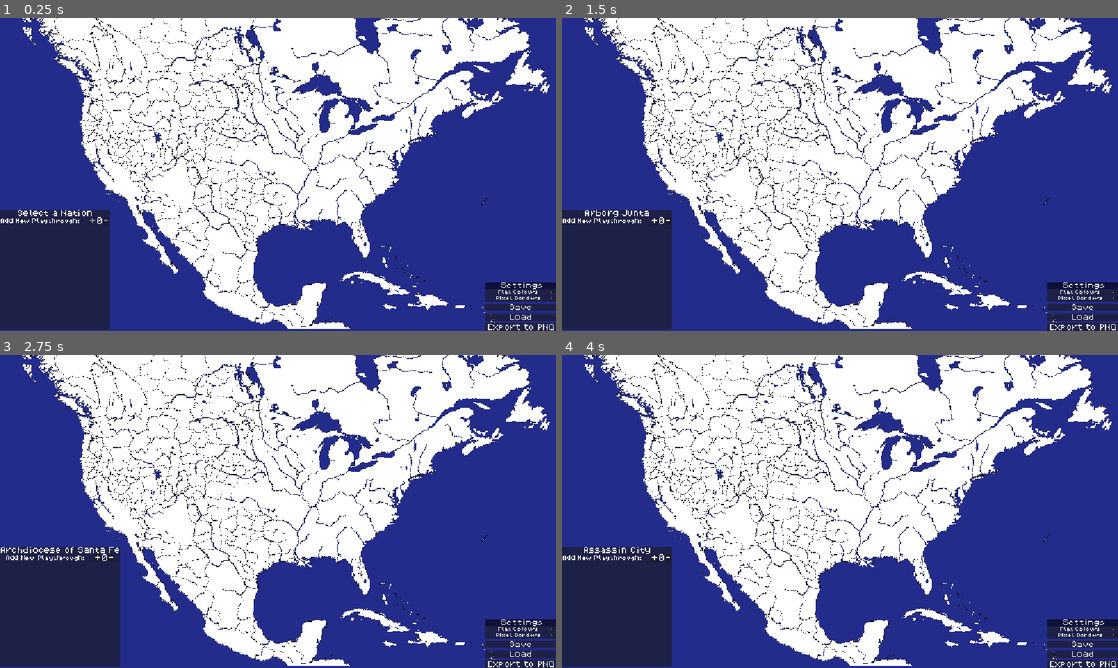
Above: before the commit, frames 1-4 (two rows, left to right).
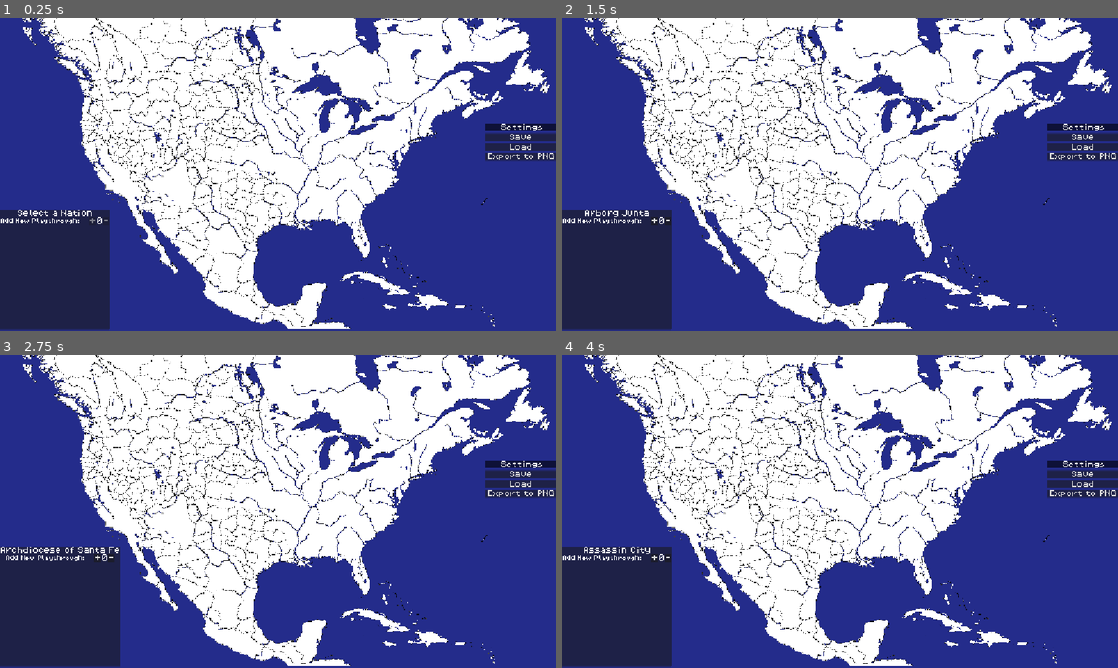
Above: after the commit, the same moments.

Repository: Pig-master/OWBMapTracker
Game: Godot game, scene res://Scenes/map.tscn
The game is run twice, just before and just after one commit, with the same random seed, the same clock (stepped at 60 frames per second) and the same inputs.
Inputs (mouse positions are in pixels of both pictures, inside the frame that each line leads up to):
- Up to frame 1 (0.25 s): no input
- Up to frame 2 (1.5 s): click (689, 165) at 0.5 s; click (806, 43) at 1.25 s
- Up to frame 3 (2.75 s): click (205, 517) at 2 s
- Up to frame 4 (4 s): click (650, 464) at 2.75 s; click (828, 536) at 3.5 s

The runs differ from the first frame. In frame 1, 3.0% of the frame differs, in the area x 87-100%, y 33-100%; in frame 2, 3.0%; in frame 3, 3.0%; in frame 4, 3.0%.

Commit message:
1.1.2
Added custom colour gradients and revamped save system

Diff:
--- a/Scenes/entry.tscn
+++ b/Scenes/entry.tscn
@@ -9,6 +9,7 @@
 [node name="Path" type="LineEdit" parent="." unique_id=436671161]
 layout_mode = 2
 size_flags_horizontal = 3
+focus_neighbor_right = NodePath("../Notes")
 theme_override_font_sizes/font_size = 36
 placeholder_text = "Path"
 alignment = 1
@@ -16,6 +17,7 @@
 [node name="Notes" type="LineEdit" parent="." unique_id=1508121599]
 layout_mode = 2
 size_flags_horizontal = 3
+focus_neighbor_left = NodePath("../Path")
 theme_override_font_sizes/font_size = 36
 placeholder_text = "Notes"
 alignment = 1
--- /dev/null
+++ b/Scenes/hex.tscn
@@ -0,0 +1,21 @@
+[gd_scene format=3 uid="uid://nxqm06063qoa"]
+
+[ext_resource type="Script" uid="uid://cddm6uirm6b3a" path="res://Scripts/hex.gd" id="1_tje73"]
+
+[node name="Hex" type="HBoxContainer" unique_id=2123229043]
+script = ExtResource("1_tje73")
+
+[node name="ColorRect" type="ColorRect" parent="." unique_id=1555278339]
+custom_minimum_size = Vector2(150, 0)
+layout_mode = 2
+
+[node name="HexCode" type="LineEdit" parent="." unique_id=1389990000]
+layout_mode = 2
+size_flags_horizontal = 3
+theme_override_font_sizes/font_size = 24
+placeholder_text = "Enter Hex Code Here"
+alignment = 1
+max_length = 6
+emoji_menu_enabled = false
+
+[connection signal="text_changed" from="HexCode" to="." method="_on_hex_code_text_changed"]
--- a/Scenes/map.tscn
+++ b/Scenes/map.tscn
@@ -3275,18 +3275,31 @@
 anchor_right = 1.0
 anchor_bottom = 1.0
 offset_left = 2629.952
-offset_top = 1381.704
+offset_top = 214.70398
 offset_right = 2981.3281
-offset_bottom = 1666.0
+offset_bottom = 583.0
 theme_override_constants/separation = 16
 
 [node name="Settings" type="FoldableContainer" parent="SideBar" unique_id=1340936595]
 layout_mode = 2
 theme_override_font_sizes/font_size = 48
+folded = true
 title = "Settings"
 title_alignment = 1
 
 [node name="VBoxContainer" type="VBoxContainer" parent="SideBar/Settings" unique_id=1353206335]
+visible = false
+layout_mode = 2
+
+[node name="Colours" type="FoldableContainer" parent="SideBar/Settings/VBoxContainer" unique_id=1826629187]
+layout_mode = 2
+theme_override_font_sizes/font_size = 32
+folded = true
+title = "Colour Settings"
+title_alignment = 1
+
+[node name="VBoxContainer" type="VBoxContainer" parent="SideBar/Settings/VBoxContainer/Colours" unique_id=51178138]
+visible = false
 layout_mode = 2
 
 [node name="Gradient" type="CheckButton" parent="SideBar/Settings/VBoxContainer" unique_id=2102541785]
--- a/Scripts/entry.gd
+++ b/Scripts/entry.gd
@@ -6,9 +6,9 @@
 func _on_path_text_changed(new_text: String) -> void:
 	for x in get_parent().get_children():
 		if x == self:
-			get_tree().get_first_node_in_group("Map").nations[get_tree().get_first_node_in_group("Map").selected_nation.name][str(x.get_index()+1)][0] = new_text
+			get_tree().get_first_node_in_group("Map").to_save["nations"][get_tree().get_first_node_in_group("Map").selected_nation.name][str(x.get_index()+1)][0] = new_text
 
 func _on_notes_text_changed(new_text: String) -> void:
 	for x in get_parent().get_children():
 		if x == self:
-			get_tree().get_first_node_in_group("Map").nations[get_tree().get_first_node_in_group("Map").selected_nation.name][str(x.get_index()+1)][1] = new_text
+			get_tree().get_first_node_in_group("Map").to_save["nations"][get_tree().get_first_node_in_group("Map").selected_nation.name][str(x.get_index()+1)][1] = new_text
--- /dev/null
+++ b/Scripts/hex.gd
@@ -0,0 +1,24 @@
+extends HBoxContainer
+@onready var color_rect: ColorRect = $ColorRect
+@onready var hex_code: LineEdit = $HexCode
+
+var map:CanvasLayer
+var index:int
+
+func _ready():
+	map = get_tree().get_first_node_in_group("Map")
+	index = get_parent().get_children().find(self)
+	hex_code.text = map.to_save["green_shades"][index]
+	update()
+
+func update():
+	color_rect.color = Color(hex_code.text)
+	map.to_save["green_shades"][index] = hex_code.text
+	map.colour_nations()
+
+func _on_hex_code_text_changed(_new_text: String) -> void:
+	update()
+
+func on_load():
+	hex_code.text = map.to_save["green_shades"][index]
+	color_rect.color = Color(hex_code.text)
--- a/Scripts/map.gd
+++ b/Scripts/map.gd
@@ -3,7 +3,9 @@
 var selected_nation:TextureButton
 var green_solid:bool = false
 
-var nations:Dictionary = {
+var to_save:Dictionary = {
+	"green_shades" : ["e5ffe2","d9fad6","cdf4cb","c1efbf","b5eab4","a9e4a8","9ddf9d","91d991","85d485","79cf7a","6cc96e","60c463","54bf57","48b94b","3cb440","30ae34","24a929","18a41d","0c9e12","009906"],
+	"nations": {
 	"215th":{},
 	"Arborg Junta":{},
 	"Archdiocese of Santa Fe":{},
@@ -226,39 +228,41 @@
 	"Painted Rock":{},
 	"Dredgers":{},
 	"Troll Warden":{},
+	}
 }
 
 #map is Crtl+10 screenshot with 1k pixels cut from the left side and 500 pixels cut from the right side
-
-var green_shades:Array[Color] = ["e5ffe2","d9fad6","cdf4cb","c1efbf","b5eab4","a9e4a8","9ddf9d","91d991","85d485","79cf7a","6cc96e","60c463","54bf57","48b94b","3cb440","30ae34","24a929","18a41d","0c9e12","009906"]
 
 func _ready() -> void:
 	for x in $Nations.get_children():
 		var y = x.get_child(0)
 		y.pressed.connect(y._on_texture_button_pressed,CONNECT_APPEND_SOURCE_OBJECT)
 	colour_nations()
+	for x in to_save["green_shades"]:
+		var hex = preload("uid://nxqm06063qoa").instantiate()
+		$SideBar/Settings/VBoxContainer/Colours/VBoxContainer.add_child(hex)
 
 func colour_nations():
 	for x in $Nations.get_children():
 		var y = x.get_child(0)
 		var entries:int = 0
-		for g in nations[y.name]:
+		for g in to_save["nations"][y.name]:
 			entries += 1
 		if green_solid == false:
 			if entries <= 19 and entries != 0:
-				y.self_modulate = Color(green_shades[entries])
+				y.self_modulate = Color(to_save["green_shades"][entries-1])
 			elif entries == 0:
 				y.self_modulate = Color.WHITE
 			else:
-				y.self_modulate = Color(green_shades[19])
+				y.self_modulate = Color(to_save["green_shades"][19])
 		else:
 				if entries >= 1:
-					y.self_modulate = Color("79cf7a")
+					@warning_ignore("integer_division") y.self_modulate = to_save["green_shades"][int(len(to_save["green_shades"])/2)-1]
 				else:
 					y.self_modulate = Color.WHITE
 
 func _on_save_pressed() -> void:
-	var json_string = JSON.stringify(nations)
+	var json_string = JSON.stringify(to_save)
 	var file := FileAccess.open("user://save.json", FileAccess.WRITE)
 	file.store_line(json_string)
 	file.close()
@@ -273,8 +277,10 @@
 		var parse_result := json.parse(file_content)
 		if parse_result == OK:
 			var loaded_data = json.data
-			nations = loaded_data
+			to_save = loaded_data
 	colour_nations()
+	for x in $SideBar/Settings/VBoxContainer/Colours/VBoxContainer.get_children():
+		x.on_load()
 
 func _on_empty_pressed() -> void:
 	$Menu.visible = false
--- a/Scripts/menu.gd
+++ b/Scripts/menu.gd
@@ -10,14 +10,14 @@
 		x.queue_free()
 		await x.tree_exited
 	var nation:String = $"..".selected_nation.name
-	for x in $"..".nations[nation]:
+	for x in $"..".to_save["nations"][nation]:
 		create_entry()
 	for p in $Base/ScrollContainer/VBoxContainer.get_children():
-		p.path.text = $"..".nations[nation][str(p.get_index()+1)][0]
-		p.notes.text = $"..".nations[nation][str(p.get_index()+1)][1]
+		p.path.text = $"..".to_save["nations"][nation][str(p.get_index()+1)][0]
+		p.notes.text = $"..".to_save["nations"][nation][str(p.get_index()+1)][1]
 	if $Base/ScrollContainer/VBoxContainer.get_child_count() >= 1:
 		size.y = 1
-	$Base/Main/Base/HBoxContainer/Label2.text = str(len($"..".nations[nation]))
+	$Base/Main/Base/HBoxContainer/Label2.text = str(len($"..".to_save["nations"][nation]))
 	$Base/Main/Nation.text = $"..".selected_nation.name
 
 func create_entry():
@@ -25,17 +25,17 @@
 	$Base/ScrollContainer/VBoxContainer.add_child(entry)
 
 func remove_entry():
-	if len($"..".nations[$"..".selected_nation.name]) >= 1:
-		$"..".nations[$"..".selected_nation.name].erase(str(len($"..".nations[$"..".selected_nation.name])))
+	if len($"..".to_save["nations"][$"..".selected_nation.name]) >= 1:
+		$"..".to_save["nations"][$"..".selected_nation.name].erase(str(len($"..".to_save["nations"][$"..".selected_nation.name])))
 		$Base/ScrollContainer/VBoxContainer.get_child($Base/ScrollContainer/VBoxContainer.get_child_count()-1).queue_free()
 
 func update_visuals():
-	$Base/Main/Base/HBoxContainer/Label2.text = str(len($"..".nations[$"..".selected_nation.name]))
+	$Base/Main/Base/HBoxContainer/Label2.text = str(len($"..".to_save["nations"][$"..".selected_nation.name]))
 	$"..".colour_nations()
 
 func increase_log() -> void:
 	create_entry()
-	$"..".nations[$"..".selected_nation.name][str(len($"..".nations[$"..".selected_nation.name])+1)] = ["",""]
+	$"..".to_save["nations"][$"..".selected_nation.name][str(len($"..".to_save["nations"][$"..".selected_nation.name])+1)] = ["",""]
 	update_visuals()
 
 func decrease_log() -> void:
--- a/project.godot
+++ b/project.godot
@@ -11,6 +11,7 @@
 [application]
 
 config/name="OWBMapTracker"
+config/version="1.0.2"
 run/main_scene="uid://bvcjp60w5fm3f"
 config/features=PackedStringArray("4.7", "Forward Plus")
 
Not shown, added: Scripts/hex.gd.uid
